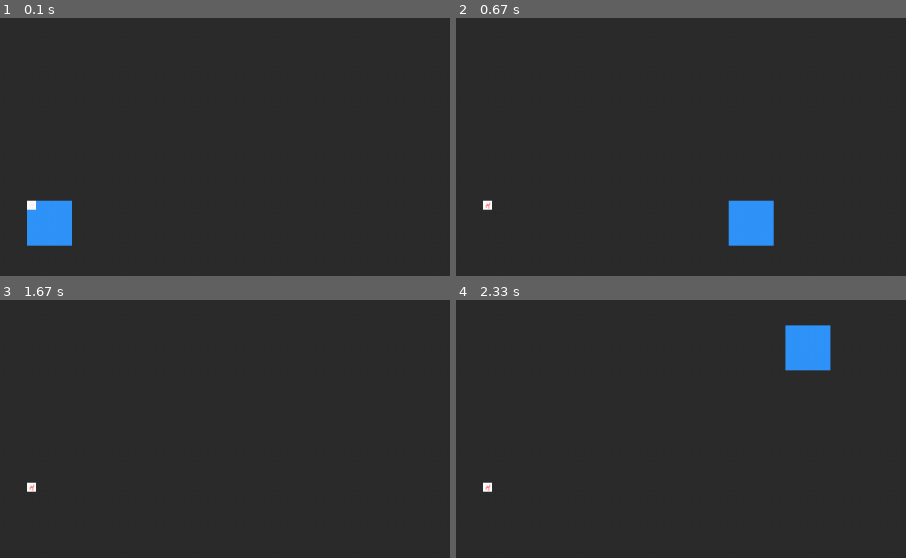
Above: before the commit, frames 1-4 (two rows, left to right).
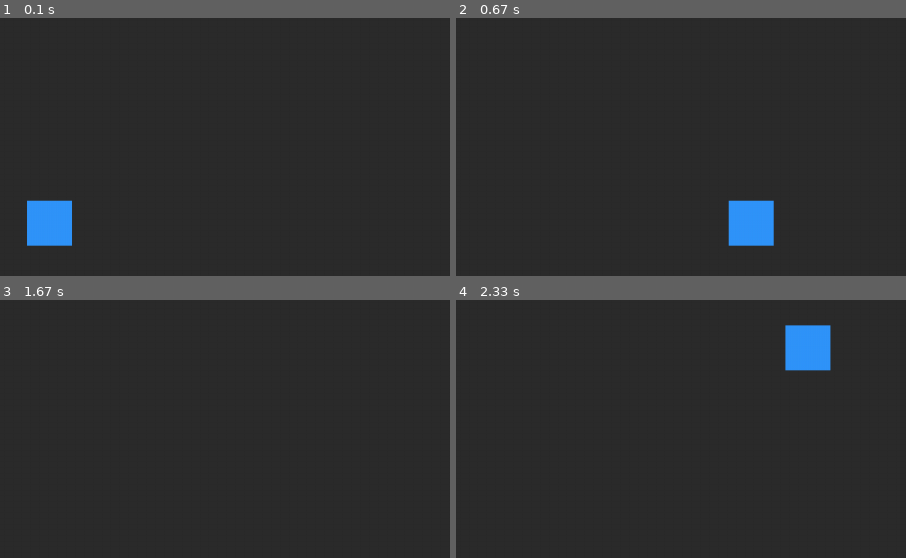
Above: after the commit, the same moments.

Repository: Light-Lens/Hexa
Game: pygame game, started from Hexa.py
Same seed, same stepped clock (60 frames per second), same inputs: the game is played once before the commit and once after it.
Inputs:
- Up to frame 1 (0.1 s): no input
- Up to frame 2 (0.67 s): hold Right from 0.33 s (still down)
- Up to frame 3 (1.67 s): release Right at 0.8 s; hold Up 0.83-1.13 s; hold Right 1.17-1.63 s
- Up to frame 4 (2.33 s): hold Left 1.67-2.2 s; hold Down from 2.23 s (still down)
The pictures show only the part of the screen within x 50-100%, y 20-70%; the shares and areas given below are measured in that part.

The runs differ from the first frame. In frame 1, less than 0.1% of the frame differs, in the area x 6-8%, y 70-75%; in frame 2, less than 0.1%; in frame 3, less than 0.1%; in frame 4, less than 0.1%.

Commit message:
Fix some minor bugs

Diff:
--- a/Hexa.py
+++ b/Hexa.py
@@ -193,7 +193,6 @@
 
 # GameObjects
 Player = Entity.Quad(530, 320, 50, 50)
-Cir = Entity.Texture(530, 320, 10, 10)
 
 # Menubar GUI window
 Menubar = GUI.Label((25, 25, 25), 0, 0, 1000, 21)
@@ -288,8 +287,6 @@
 		Player.draw((49, 149, 250))
 	Player.move()
 
-	Cir.draw("Logo.png")
-
 	Properties.draw()
 	Properties_Tab.draw()
 	Properties_Border.draw()
